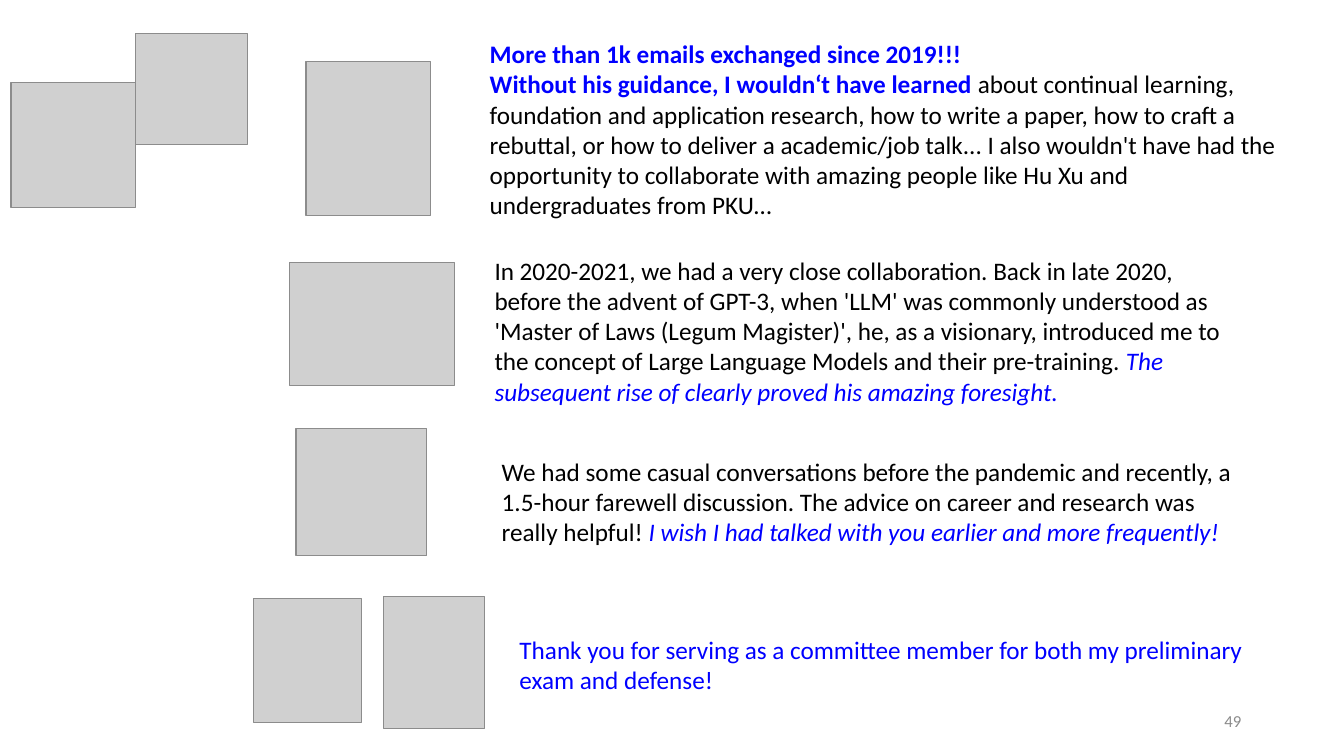
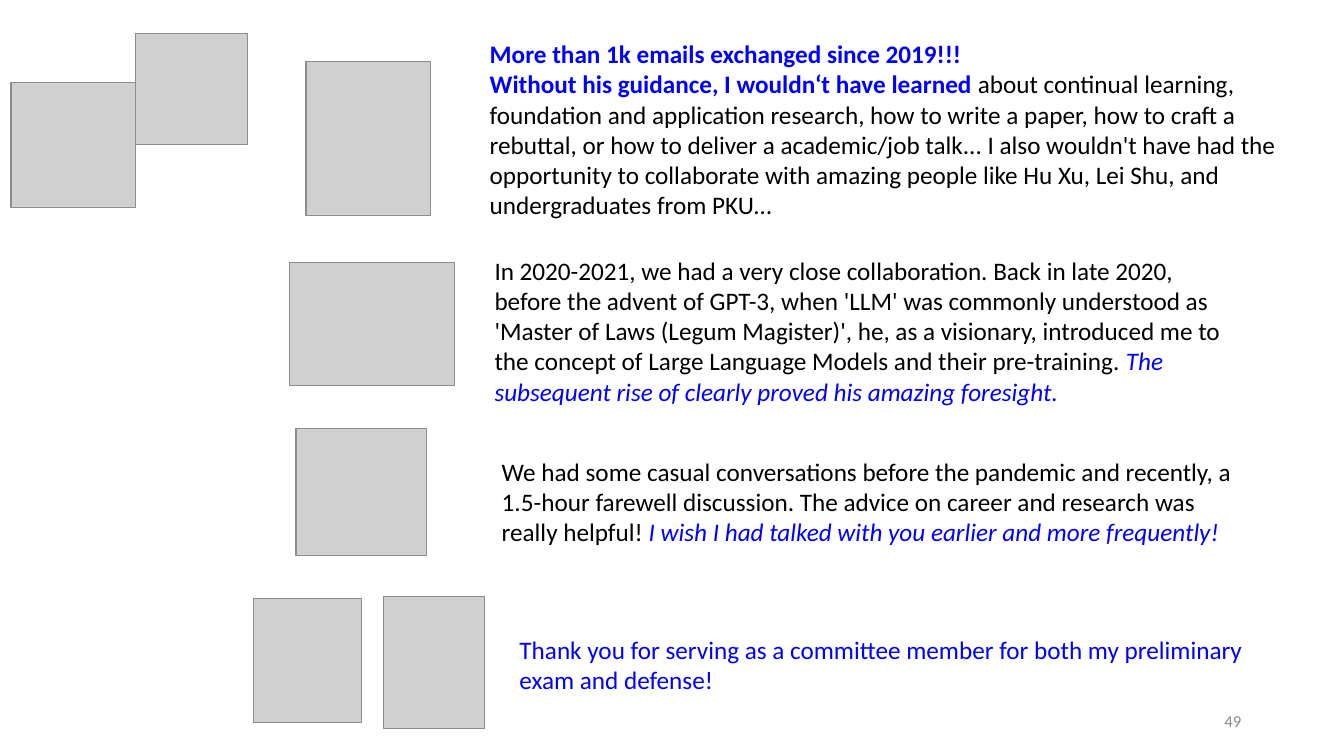
Before and after one commit to Vincent950129/Vincent950129.github.io, a slide deck: slide 49 of pdf/zixuan_defense.pptx. Drawn at 1344x756 pixels with LibreOffice and Linux fonts; fonts in the diff are those of the drawing; grey boxes stand for pictures. Boxes give left, top, right and bottom in pixels: in the first picture for what was removed or moved away, otherwise in the second. Text is boxed around its words. In the diff, an @@ line names an element or a change of style, - is before the commit and + after.

```diff
--- a/pdf/zixuan_defense.pptx
+++ b/pdf/zixuan_defense.pptx
@@ text at [490,74,1275,219]: text changed @@
-Without his guidance, I wouldn‘t have learned about continual learning, foundation and application research, how to write a paper, how to craft a rebuttal, or how to deliver a academic/job talk... I also wouldn't have had the opportunity to collaborate with amazing people like Hu Xu and undergraduates from PKU…
+Without his guidance, I wouldn‘t have learned about continual learning, foundation and application research, how to write a paper, how to craft a rebuttal, or how to deliver a academic/job talk... I also wouldn't have had the opportunity to collaborate with amazing people like Hu Xu, Lei Shu, and undergraduates from PKU…
```
Also in this commit, not shown: 12 other slides changed.
